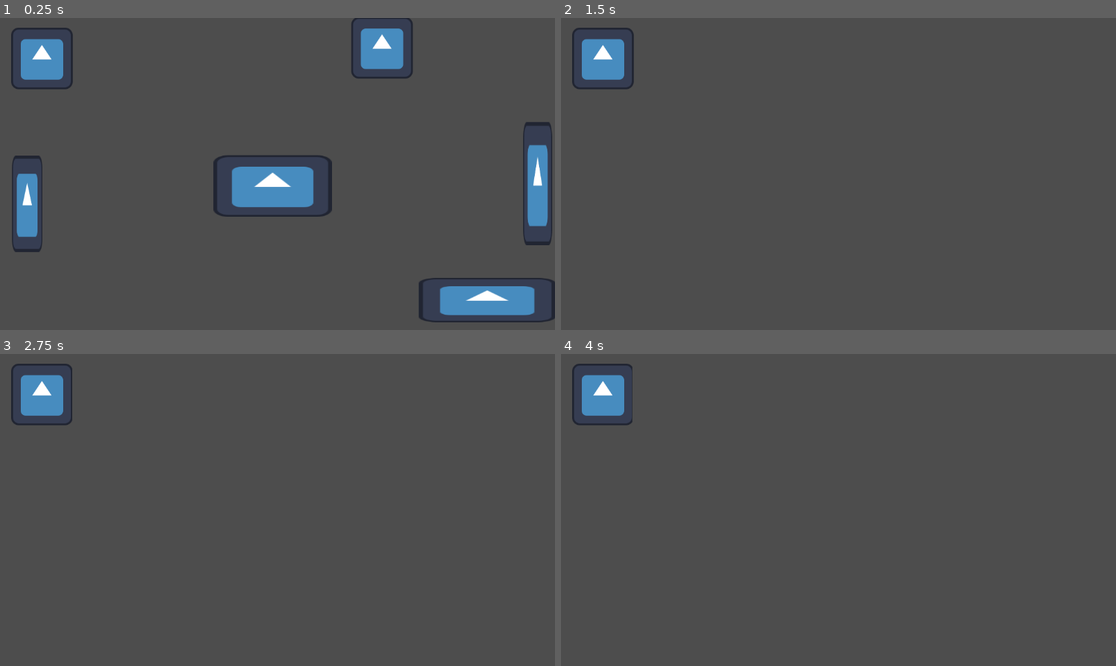
Above: before the commit, frames 1-4 (two rows, left to right).
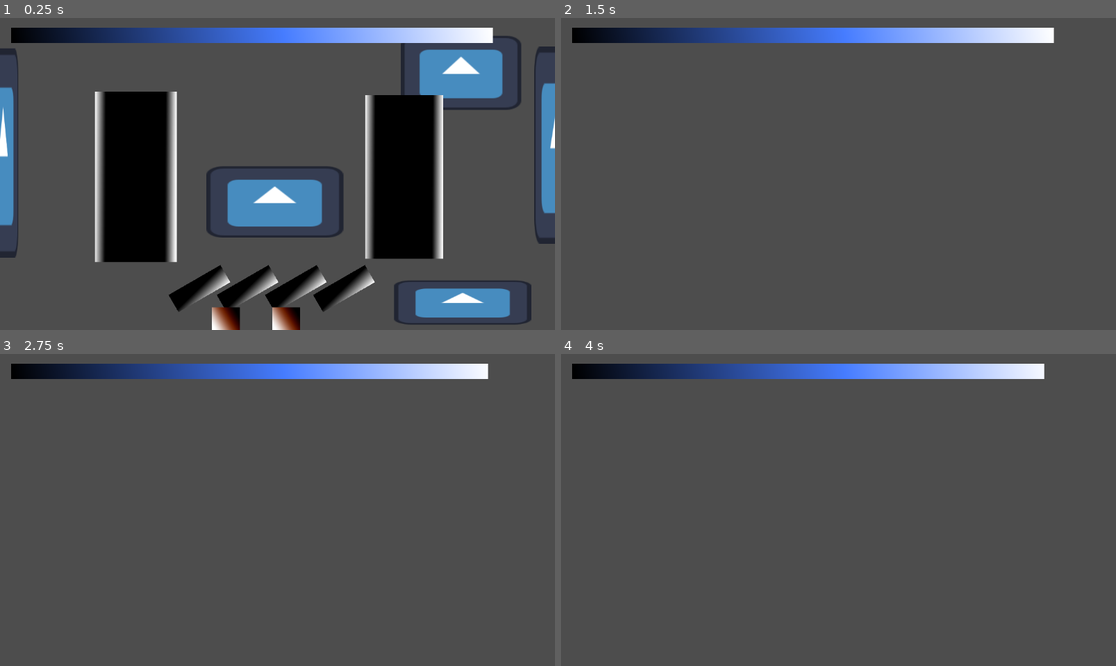
Above: after the commit, the same moments.

Repository: Inquisitor718/Casa-de-Penguin
Game: Godot game, scene res://Scenes/main.tscn
Two runs of this game, one before a commit and one after it. Both use one fixed random seed, a clock stepped at 60 frames per second and the inputs below. The engine's default icon, where the game draws it, is replaced by a stand-in: a white triangle on a blue panel in a dark square.
Inputs (mouse positions are in pixels of both pictures, inside the frame that each line leads up to; where the layout moved, square brackets give the same spot in the first picture):
- Up to frame 1 (0.25 s): no input
- Up to frame 2 (1.5 s): click (1021, 301) [1049, 298] at 0.5 s; click (1021, 74) [943, 49] at 1.25 s
- Up to frame 3 (2.75 s): tap Enter at 2 s; move the mouse to (399, 494) at 2.02 s; click (399, 494) at 2.17 s
- Up to frame 4 (4 s): tap Space at 2.75 s; drag from (727, 525) to (810, 572) at 2.77 s; tap Enter at 3.5 s; move the mouse to (894, 441) at 3.52 s; click (894, 441) at 3.67 s

The runs differ from the first frame. In frame 1, 36% of the frame differs, in the area x 0-100%, y 0-100%; in frame 2, 5.3%; in frame 3, 5.3%; in frame 4, 5.2%.

Commit message:
Food system done plus colored progress bar

Diff:
--- a/casa-de-penguin/Scenes/HotCoco.tscn
+++ b/casa-de-penguin/Scenes/HotCoco.tscn
@@ -1,10 +1,34 @@
-[gd_scene load_steps=2 format=3 uid="uid://2xen71bnxsnk"]
+[gd_scene load_steps=5 format=3 uid="uid://2xen71bnxsnk"]
+
+[ext_resource type="Script" uid="uid://bbckpmwj1fb5n" path="res://Scenes/hot_coco.gd" id="1_uli47"]
 
 [sub_resource type="CircleShape2D" id="CircleShape2D_rwkgm"]
 radius = 53.009434
 
-[node name="Area2D" type="Area2D"]
+[sub_resource type="Gradient" id="Gradient_rwkgm"]
+interpolation_mode = 2
+offsets = PackedFloat32Array(0, 0.3809524, 1)
+colors = PackedColorArray(0, 0, 0, 1, 0.42422232, 0.13066849, 0.0087289205, 1, 1, 1, 1, 1)
+
+[sub_resource type="GradientTexture2D" id="GradientTexture2D_uli47"]
+gradient = SubResource("Gradient_rwkgm")
+fill_from = Vector2(1, 0.33620688)
+fill_to = Vector2(0.13793103, 0.8534483)
+
+[node name="hot_coco" type="Area2D"]
+scale = Vector2(0.54858196, 0.54858196)
+collision_layer = 128
+collision_mask = 128
+script = ExtResource("1_uli47")
 
 [node name="CollisionShape2D" type="CollisionShape2D" parent="."]
 position = Vector2(-1, 0)
 shape = SubResource("CircleShape2D_rwkgm")
+
+[node name="Sprite2D" type="Sprite2D" parent="."]
+position = Vector2(-0.5, 7.999996)
+scale = Vector2(1.6452405, 1.6452405)
+texture = SubResource("GradientTexture2D_uli47")
+
+[connection signal="area_entered" from="." to="." method="_on_area_entered"]
+[connection signal="area_exited" from="." to="." method="_on_area_exited"]
--- a/casa-de-penguin/Scenes/Penguin.tscn
+++ b/casa-de-penguin/Scenes/Penguin.tscn
@@ -1,12 +1,30 @@
-[gd_scene load_steps=2 format=3 uid="uid://26n3qaq1gt81"]
+[gd_scene load_steps=5 format=3 uid="uid://26n3qaq1gt81"]
+
+[ext_resource type="Script" uid="uid://6kum6xr1evw0" path="res://Scenes/penguin.gd" id="1_lv08y"]
 
 [sub_resource type="CapsuleShape2D" id="CapsuleShape2D_bjrf3"]
 radius = 25.0
 height = 114.0
 
+[sub_resource type="Gradient" id="Gradient_344ge"]
+offsets = PackedFloat32Array(0.7380952, 1)
+
+[sub_resource type="GradientTexture2D" id="GradientTexture2D_bjrf3"]
+gradient = SubResource("Gradient_344ge")
+fill_from = Vector2(0.49425286, 0.48563218)
+fill_to = Vector2(1, 0.49137932)
+repeat = 2
+
 [node name="Penguin" type="Area2D"]
+collision_layer = 128
+collision_mask = 128
+script = ExtResource("1_lv08y")
 
 [node name="CollisionShape2D" type="CollisionShape2D" parent="."]
 position = Vector2(-1, 0)
 scale = Vector2(2, 2)
 shape = SubResource("CapsuleShape2D_bjrf3")
+
+[node name="Sprite2D" type="Sprite2D" parent="."]
+scale = Vector2(1.4761904, 3.0827212)
+texture = SubResource("GradientTexture2D_bjrf3")
--- a/casa-de-penguin/Scenes/canvas_layer.tscn
+++ b/casa-de-penguin/Scenes/canvas_layer.tscn
@@ -1,16 +1,26 @@
-[gd_scene load_steps=3 format=3 uid="uid://bp3nqsg0gmuwo"]
+[gd_scene load_steps=4 format=3 uid="uid://bp3nqsg0gmuwo"]
 
-[ext_resource type="Texture2D" uid="uid://bxkdtofujphu3" path="res://icon.svg" id="1_q85f0"]
 [ext_resource type="Script" uid="uid://bj22tb5jjup07" path="res://Scenes/texture_progress_bar.gd" id="2_p1mel"]
+
+[sub_resource type="Gradient" id="Gradient_5oaki"]
+offsets = PackedFloat32Array(0, 0.5648148, 1)
+colors = PackedColorArray(0, 0, 0, 1, 0.27487177, 0.48778927, 1, 1, 1, 1, 1, 1)
+
+[sub_resource type="GradientTexture2D" id="GradientTexture2D_q85f0"]
+gradient = SubResource("Gradient_5oaki")
+width = 1000
+height = 32
+fill_from = Vector2(0, 0.5416667)
+fill_to = Vector2(1, 0.5352564)
 
 [node name="CanvasLayer" type="CanvasLayer"]
 
 [node name="TextureProgressBar" type="TextureProgressBar" parent="."]
 offset_left = 23.0
 offset_top = 20.0
-offset_right = 263.0
-offset_bottom = 148.0
+offset_right = 1023.0
+offset_bottom = 36.0
 value = 50.0
 rounded = true
-texture_progress = ExtResource("1_q85f0")
+texture_progress = SubResource("GradientTexture2D_q85f0")
 script = ExtResource("2_p1mel")
--- /dev/null
+++ b/casa-de-penguin/Scenes/fish.gd
@@ -0,0 +1,44 @@
+extends Area2D
+@onready var fish: Area2D = $"."
+
+var dragging = false
+var mouse_offset := Vector2.ZERO
+
+var inside_penguin := false
+
+
+@warning_ignore("unused_parameter")
+func _input_event(viewport, event, shape_idx):
+	if event is InputEventMouseButton and event.button_index == MOUSE_BUTTON_LEFT:
+		if event.pressed:
+			dragging = true
+			mouse_offset = global_position - get_global_mouse_position()
+		else:
+			dragging = false
+
+func _input(event):
+	if event is InputEventMouseButton and event.button_index == MOUSE_BUTTON_LEFT:
+		if not event.pressed and dragging:
+			dragging = false
+			print("drag released")
+			if inside_penguin:
+				ProgresBar.add_energy(10.0)
+				print("Dropped inside Penguin Area!")
+				queue_free()
+
+@warning_ignore("unused_parameter")
+func _process(delta):
+	if dragging:
+		global_position = get_global_mouse_position() + mouse_offset
+
+
+func _on_area_entered(area):
+	if area.name == "Penguin" or "Penguin2":
+		inside_penguin = true
+		print("in")
+
+
+func _on_area_exited(area: Area2D) -> void:
+	if area.name == "Penguin" or "Penguin2":
+		print("out")
+		inside_penguin = false
--- a/casa-de-penguin/Scenes/fish.tscn
+++ b/casa-de-penguin/Scenes/fish.tscn
@@ -1,4 +1,6 @@
-[gd_scene load_steps=4 format=3 uid="uid://bs2ynfyt0nf3y"]
+[gd_scene load_steps=5 format=3 uid="uid://bs2ynfyt0nf3y"]
+
+[ext_resource type="Script" uid="uid://r0x6yna0hpr3" path="res://Scenes/fish.gd" id="1_twvwo"]
 
 [sub_resource type="CapsuleShape2D" id="CapsuleShape2D_xnr3r"]
 radius = 20.0
@@ -12,6 +14,10 @@
 fill_to = Vector2(1, 1)
 
 [node name="Fish" type="Area2D"]
+rotation = -0.5235988
+collision_layer = 128
+collision_mask = 128
+script = ExtResource("1_twvwo")
 
 [node name="CollisionShape2D" type="CollisionShape2D" parent="."]
 rotation = 1.5707964
@@ -20,3 +26,6 @@
 [node name="Sprite2D" type="Sprite2D" parent="."]
 scale = Vector2(1.9404153, 0.6448007)
 texture = SubResource("GradientTexture2D_twvwo")
+
+[connection signal="area_entered" from="." to="." method="_on_area_entered"]
+[connection signal="area_exited" from="." to="." method="_on_area_exited"]
--- /dev/null
+++ b/casa-de-penguin/Scenes/hot_coco.gd
@@ -0,0 +1,45 @@
+extends Area2D
+@onready var fish: Area2D = $"."
+@onready var hot_coco: Area2D = $"."
+
+var dragging = false
+var mouse_offset := Vector2.ZERO
+
+var inside_penguin := false
+
+
+@warning_ignore("unused_parameter")
+func _input_event(viewport, event, shape_idx):
+	if event is InputEventMouseButton and event.button_index == MOUSE_BUTTON_LEFT:
+		if event.pressed:
+			dragging = true
+			mouse_offset = global_position - get_global_mouse_position()
+		else:
+			dragging = false
+
+func _input(event):
+	if event is InputEventMouseButton and event.button_index == MOUSE_BUTTON_LEFT:
+		if not event.pressed and dragging:
+			dragging = false
+			print("drag released")
+			if inside_penguin:
+				ProgresBar.add_energy(10.0)
+				print("Dropped inside Penguin Area!")
+				queue_free()
+
+@warning_ignore("unused_parameter")
+func _process(delta):
+	if dragging:
+		global_position = get_global_mouse_position() + mouse_offset
+
+
+func _on_area_entered(area):
+	if area.name == "Penguin" or "Penguin2":
+		inside_penguin = true
+		print("in")
+
+
+func _on_area_exited(area: Area2D) -> void:
+	if area.name == "Penguin" or "Penguin2":
+		print("out")
+		inside_penguin = false
--- a/casa-de-penguin/Scenes/main.tscn
+++ b/casa-de-penguin/Scenes/main.tscn
@@ -1,7 +1,9 @@
-[gd_scene load_steps=9 format=3 uid="uid://d3yxwak4tgxpc"]
+[gd_scene load_steps=11 format=3 uid="uid://d3yxwak4tgxpc"]
 
 [ext_resource type="Script" uid="uid://nyldrvololwx" path="res://Scripts/main.gd" id="1_ig7tw"]
 [ext_resource type="PackedScene" uid="uid://c4xt2cvum2yif" path="res://Scenes/Fire.tscn" id="2_6bp64"]
+[ext_resource type="PackedScene" uid="uid://bs2ynfyt0nf3y" path="res://Scenes/fish.tscn" id="2_hptm8"]
+[ext_resource type="PackedScene" uid="uid://2xen71bnxsnk" path="res://Scenes/HotCoco.tscn" id="2_ynf5e"]
 [ext_resource type="PackedScene" uid="uid://dnrd5tmy1m3ex" path="res://Scenes/Kitchen.tscn" id="3_344ge"]
 [ext_resource type="Texture2D" uid="uid://bxkdtofujphu3" path="res://icon.svg" id="3_h2yge"]
 [ext_resource type="Script" uid="uid://npv7hh330pwv" path="res://Scenes/test_button.gd" id="4_jjvhh"]
@@ -11,80 +13,71 @@
 
 [node name="Node2D" type="Node2D"]
 script = ExtResource("1_ig7tw")
+fish_scene = ExtResource("2_hptm8")
+hot_choco = ExtResource("2_ynf5e")
 room = ExtResource("2_6bp64")
 room2 = ExtResource("3_344ge")
 room3 = ExtResource("4_ynf5e")
 room4 = ExtResource("5_hptm8")
+fish_spacing = 100.0
+coco_spacing = 125.0
 
-[node name="Area2D" type="Area2D" parent="."]
-visible = false
-
-[node name="CollisionPolygon2D" type="CollisionPolygon2D" parent="Area2D"]
-position = Vector2(0.09375, -2.8390636)
-scale = Vector2(1.0625, 0.9101562)
-polygon = PackedVector2Array(5, -22, 0, -11, 0, 10, 5, 0)
-
-[node name="CollisionPolygon2D2" type="CollisionPolygon2D" parent="Area2D"]
-position = Vector2(50, 1)
-polygon = PackedVector2Array(14, -23, 18, -11, 18, 10, 14, -1)
-
-[node name="CollisionPolygon2D3" type="CollisionPolygon2D" parent="Area2D"]
-position = Vector2(42.114285, -9.078979)
-scale = Vector2(0.58928573, 0.5852272)
-polygon = PackedVector2Array(3.666668, -21, 17.666668, -21, 17.666668, -10, 3.666668, -10)
-
-[node name="CollisionPolygon2D4" type="CollisionPolygon2D" parent="Area2D"]
-position = Vector2(41, -9)
-scale = Vector2(0.58928573, 0.5852272)
-polygon = PackedVector2Array(-20.090908, -2.2038813, -6.090908, -2.2038813, -6.090908, 8.796119, -20.090908, 8.796119)
-
-[node name="TextureButton2" type="TextureButton" parent="."]
-offset_left = 869.0
-offset_top = 540.0
-offset_right = 997.0
-offset_bottom = 668.0
+[node name="comfy++" type="TextureButton" parent="."]
+offset_left = 818.0
+offset_top = 545.0
+offset_right = 946.0
+offset_bottom = 673.0
 scale = Vector2(2.2238474, 0.7149605)
 texture_normal = ExtResource("3_h2yge")
 script = ExtResource("4_jjvhh")
 
 [node name="Kitchen" type="TextureButton" parent="."]
-offset_left = 25.0
-offset_top = 286.0
-offset_right = 153.0
-offset_bottom = 414.0
-scale = Vector2(0.49168193, 1.5607108)
+offset_left = -25.0
+offset_top = 63.000015
+offset_right = 103.0
+offset_bottom = 191.00002
+scale = Vector2(0.49168193, 3.4007108)
 texture_normal = ExtResource("3_h2yge")
 
 [node name="Lawn" type="TextureButton" parent="."]
-offset_left = 729.0
-offset_top = -2.0
-offset_right = 857.0
-offset_bottom = 126.0
+offset_left = 831.99994
+offset_top = 37.0
+offset_right = 959.99994
+offset_bottom = 165.0
+scale = Vector2(1.9523809, 1.2)
 texture_normal = ExtResource("3_h2yge")
 
 [node name="Fire" type="TextureButton" parent="."]
-offset_left = 443.0
-offset_top = 285.0
-offset_right = 571.0
-offset_bottom = 413.0
-scale = Vector2(1.9199988, 1)
+offset_left = 428.0
+offset_top = 308.0
+offset_right = 556.0
+offset_bottom = 436.0
+scale = Vector2(2.2241962, 1.1584363)
 texture_normal = ExtResource("3_h2yge")
 
 [node name="pond" type="TextureButton" parent="."]
-offset_left = 1086.0
-offset_top = 216.0
-offset_right = 1214.0
-offset_bottom = 344.0
-scale = Vector2(0.4683954, 2.0020547)
+offset_left = 1109.0
+offset_top = 59.00003
+offset_right = 1237.0
+offset_bottom = 187.00003
+scale = Vector2(0.7499363, 3.20544)
 texture_normal = ExtResource("3_h2yge")
 
 [node name="Penguin" parent="." instance=ExtResource("8_344ge")]
-position = Vector2(376, 300)
+position = Vector2(282.00003, 330)
+scale = Vector2(1.7926829, 1.7926829)
 
 [node name="Penguin2" parent="." instance=ExtResource("8_344ge")]
-position = Vector2(748, 283)
+position = Vector2(839, 330)
+scale = Vector2(1.7216258, 1.7216258)
 
-[connection signal="pressed" from="TextureButton2" to="." method="_on_texture_button_2_pressed"]
+[node name="table" type="Marker2D" parent="."]
+position = Vector2(414, 562)
+
+[node name="table_coco" type="Marker2D" parent="."]
+position = Vector2(469, 625)
+
+[connection signal="pressed" from="comfy++" to="." method="_on_texture_button_2_pressed"]
 [connection signal="pressed" from="Kitchen" to="." method="_on_kitchen_pressed"]
 [connection signal="pressed" from="Lawn" to="." method="_on_lawn_pressed"]
 [connection signal="pressed" from="Fire" to="." method="_on_fire_pressed"]
--- /dev/null
+++ b/casa-de-penguin/Scenes/penguin.gd
@@ -0,0 +1 @@
+extends Area2D
--- a/casa-de-penguin/Scripts/main.gd
+++ b/casa-de-penguin/Scripts/main.gd
@@ -1,15 +1,31 @@
 extends Node2D
 
+@onready var table: Marker2D = $table
+@onready var table_coco: Marker2D = $table_coco
+
+
+@export var fish_scene: PackedScene
+@export var hot_choco: PackedScene
 @export var room: PackedScene
 @export var room2: PackedScene
 @export var room3: PackedScene
 @export var room4: PackedScene
+
+var fish= ProgresBar.fish_count
+var choco= ProgresBar.hot_choco
+var dragging = false
+@export var fish_spacing : float = 25.0
+@export var coco_spacing : float =20.0
+
+
+
 # Called when the node enters the scene tree for the first time.
 func _ready() -> void:
-	pass # Replace with function body.
+	place_fish_and_coco()
 
 
 # Called every frame. 'delta' is the elapsed time since the previous frame.
+@warning_ignore("unused_parameter")
 func _process(delta: float) -> void:
 	pass
 
@@ -23,8 +39,27 @@
 	print("Hello world.2")
 
 
+func place_fish_and_coco():
+
+	for i in range(fish):
+		var fish_instance = fish_scene.instantiate()
+		table.add_child(fish_instance)
+
+		fish_instance.global_position = (table.global_position+ Vector2(i * fish_spacing, 0))
+		print("added fish")
+
+	for i in range(choco):
+		var choco_instance = hot_choco.instantiate()
+		table_coco.add_child(choco_instance)
+
+		choco_instance.global_position = (table_coco.global_position+ Vector2(i * coco_spacing, 0))
+		print("added hot choco")
+
+#----feeding logic
+
 func _on_texture_button_2_pressed() -> void:
 	ProgresBar.add_energy(5.0)
+
 	print(ProgresBar.Current_Energy)
 
 
--- a/casa-de-penguin/Scripts/progres Bar.gd
+++ b/casa-de-penguin/Scripts/progres Bar.gd
@@ -1,4 +1,8 @@
 extends Node
+
+
+var fish_count: int = 4
+var hot_choco: int = 2
 
 var Comfy_Points
 var MaxEnergy : float= 100.0
Not shown, added: casa-de-penguin/Scenes/fish.gd.uid
Not shown, added: casa-de-penguin/Scenes/hot_coco.gd.uid
Not shown, added: casa-de-penguin/Scenes/penguin.gd.uid
